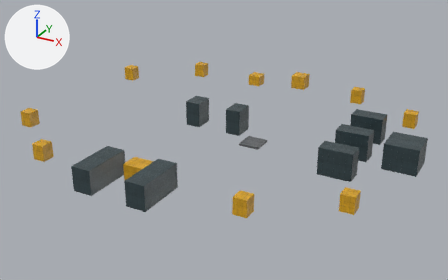
The FBX model stw-o3de/Project/Assets/IndustrialYard/STW_INDUSTRIAL_YARD_01/Environment/STW_INDUSTRIAL_YARD_01_cover.fbx, before and after one commit.
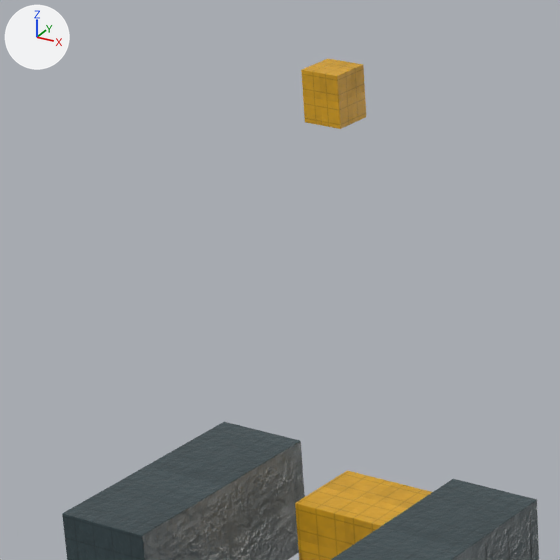
The first picture shows the older version from a 50 mm camera at (28.3, -50.1, 23.8) aimed at (1.5, -1.3, -0.6). The close-ups show the older and then the newer version on the part from 13% to 41% of the width and 19% to 63% of the height of that picture. Only the edits that show in the close-ups are written down. Lighting does not change. The marker at upper left points along +X, +Y and +Z.

Objects in the first close-up: 'connector_nw_cover_a', 'loading_crates', 'truck_trailer_a', 'truck_trailer_b' and 4 more.
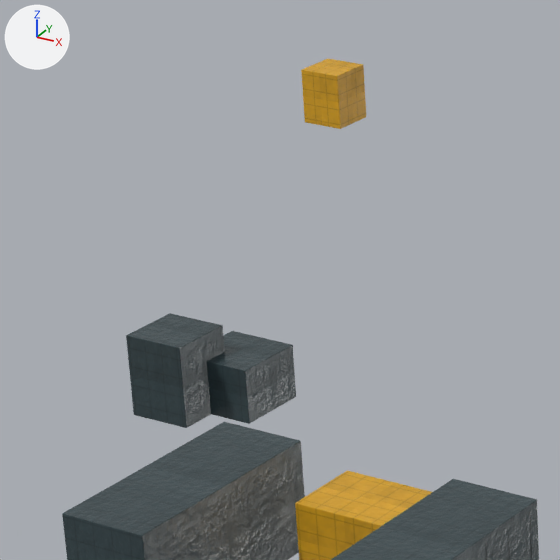
Boxes (x1, y1, x2, y2) around the edits, measured in the close-ups (560 x 560 px):
```json
{"object": "central_cover_sw_high", "change": "added", "after": [126, 313, 225, 428]}
{"object": "central_cover_sw_low", "change": "added", "after": [207, 331, 296, 424]}
```

Edits to the scene script, one JSON object a line:
```json
{"op": "add", "block": "me_cube_423_1", "code": ["me_cube_423_1 = bpy.data.meshes.new('Cube.423')", "me_cube_423_1.from_pydata(...)  # 56 vertices, 54 faces; spans x -0.8..0.8, y -0.8..0.8, z -0.6..0.6", "me_cube_423_1.materials.append(mat_m_iy_steelpainted)"]}
{"op": "add", "block": "me_cube_422_1", "code": ["me_cube_422_1 = bpy.data.meshes.new('Cube.422')", "me_cube_422_1.from_pydata(...)  # 56 vertices, 54 faces; spans x -0.7..0.7, y -0.7..0.7, z -0.9..0.9", "me_cube_422_1.materials.append(mat_m_iy_steelpainted)"]}
{"op": "add", "block": "ob_central_cover_sw_low", "code": ["ob_central_cover_sw_low = bpy.data.objects.new('central_cover_sw_low', me_cube_423_1)", "ob_central_cover_sw_low.location = (-7.0, -8.0, 0.6)"]}
{"op": "add", "block": "ob_central_cover_sw_high", "code": ["ob_central_cover_sw_high = bpy.data.objects.new('central_cover_sw_high', me_cube_422_1)", "ob_central_cover_sw_high.location = (-7.9, -8.9, 0.9)"]}
```
